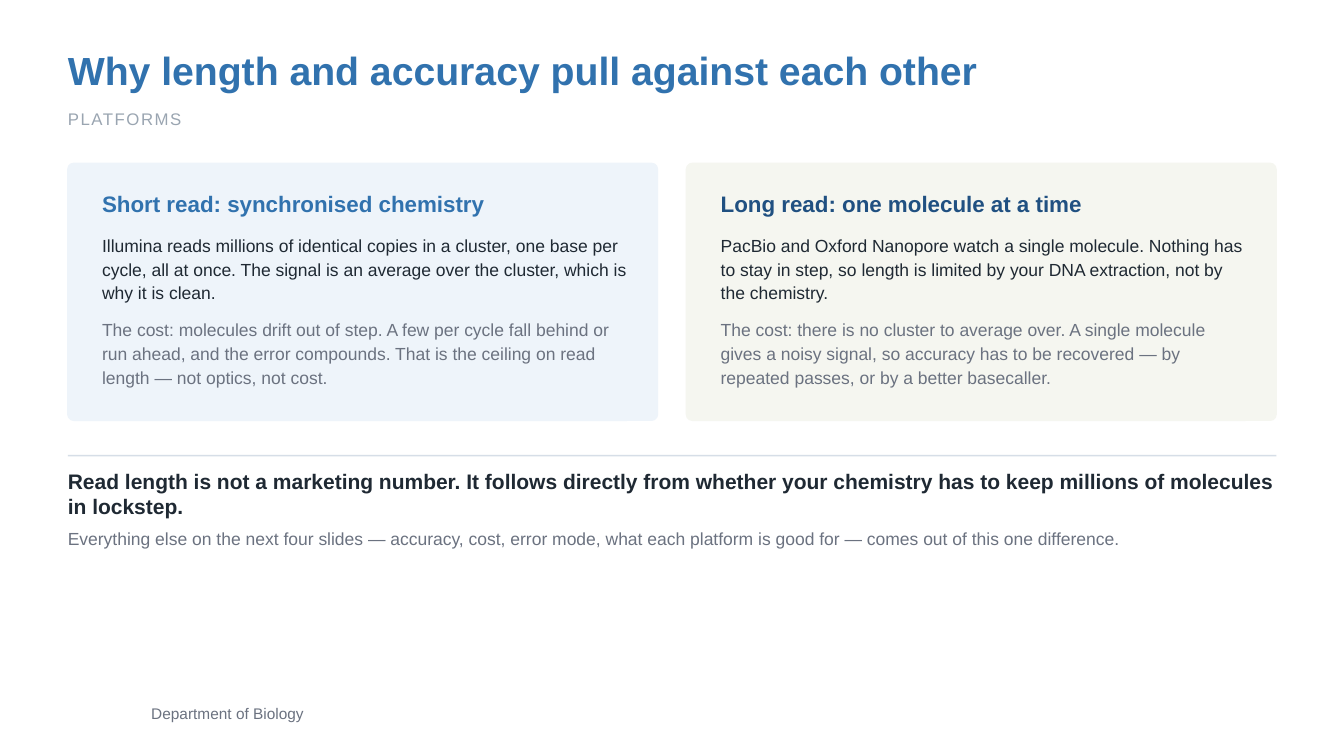
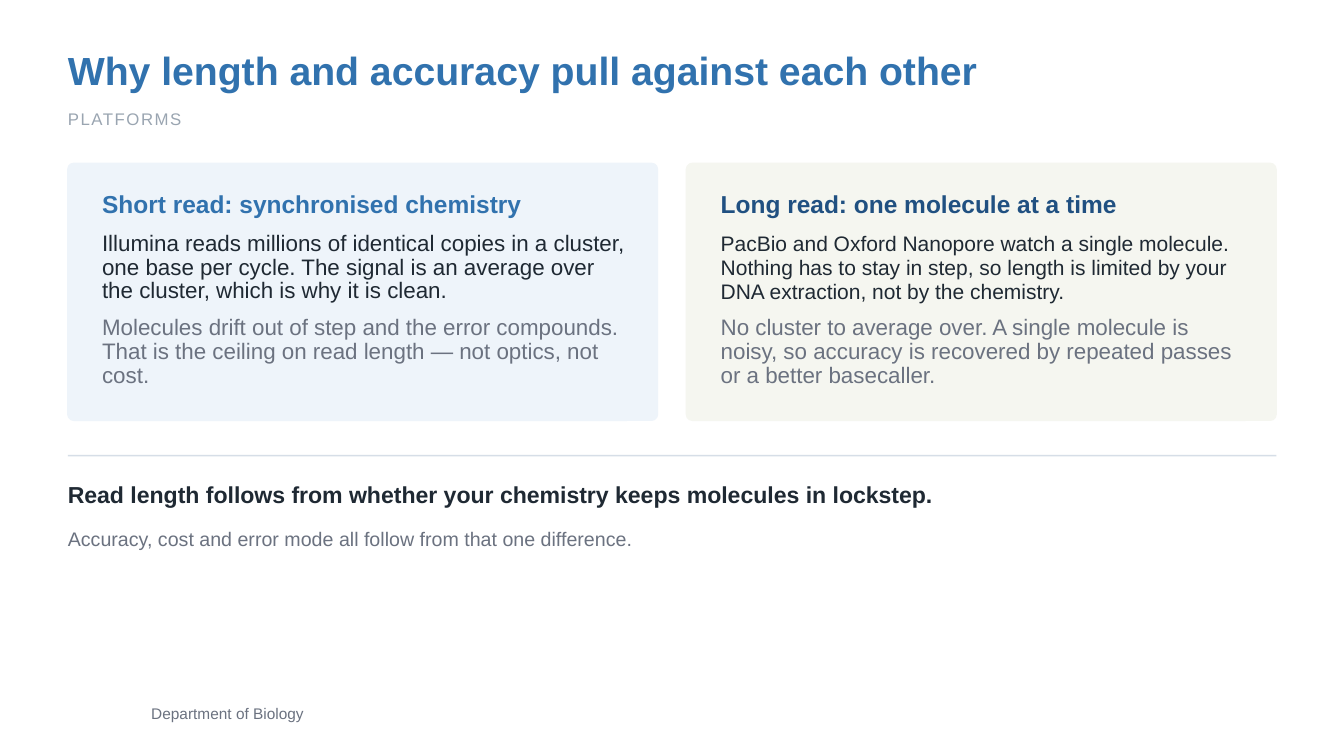
Before and after one commit to zhan4429/TuftsAppliedBioinfo, a slide deck: slide 5 of slides/week-02/Week02_Session1_Sequencing_Design_QC.pptx. Drawn at 1344x756 pixels with LibreOffice and Linux fonts; fonts in the diff are those of the drawing; background and template pictures are left out. Boxes give left, top, right and bottom in pixels: in the first picture for what was removed or moved away, otherwise in the second. Text is boxed around its words. In the diff, an @@ line names an element or a change of style, - is before the commit and + after.

```diff
--- a/slides/week-02/Week02_Session1_Sequencing_Design_QC.pptx
+++ b/slides/week-02/Week02_Session1_Sequencing_Design_QC.pptx
@@ text "Short read: synchronised chemistry" at bbox=[102, 195, 521, 218]: size 16 to 17.5 pt @@
@@ text "Long read: one molecule at ..." at bbox=[721, 195, 1116, 218]: size 16 to 17.5 pt @@
@@ text at bbox=[102, 234, 625, 303]: text changed; size 12.5 to 16 pt @@
-Illumina reads millions of identical copies in a cluster, one base per cycle, all at once. The signal is an average over the cluster, which is why it is clean.
+Illumina reads millions of identical copies in a cluster, one base per cycle. The signal is an average over the cluster, which is why it is clean.
@@ text "PacBio and Oxford Nanopore watch ..." at bbox=[721, 235, 1229, 303]: size 12.5 to 15 pt @@
@@ text at bbox=[102, 319, 618, 383]: text changed; size 12.5 to 16 pt @@
-The cost: molecules drift out of step. A few per cycle fall behind or run ahead, and the error compounds. That is the ceiling on read length — not optics, not cost.
+Molecules drift out of step and the error compounds. That is the ceiling on read length — not optics, not cost.
@@ text at bbox=[721, 319, 1232, 383]: text changed; size 12.5 to 16 pt @@
-The cost: there is no cluster to average over. A single molecule gives a noisy signal, so accuracy has to be recovered — by repeated passes, or by a better basecaller.
+No cluster to average over. A single molecule is noisy, so accuracy is recovered by repeated passes or a better basecaller.
@@ text at bbox=[68, 486, 933, 508]: text changed; size 15 to 16.5 pt @@
-Read length is not a marketing number. It follows directly from whether your chemistry has to keep millions of molecules in lockstep.
+Read length follows from whether your chemistry keeps molecules in lockstep.
@@ text at bbox=[68, 532, 632, 550]: text changed; size 12.5 to 14 pt @@
-Everything else on the next four slides — accuracy, cost, error mode, what each platform is good for — comes out of this one difference.
+Accuracy, cost and error mode all follow from that one difference.
```
Also in this commit, not shown: 19 other slides changed, 2 other files.
